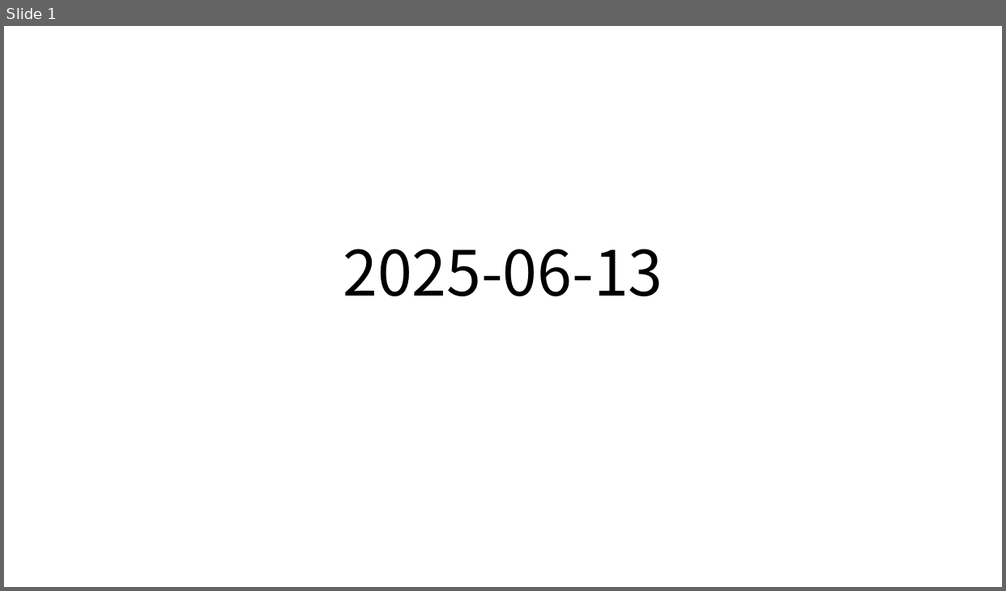
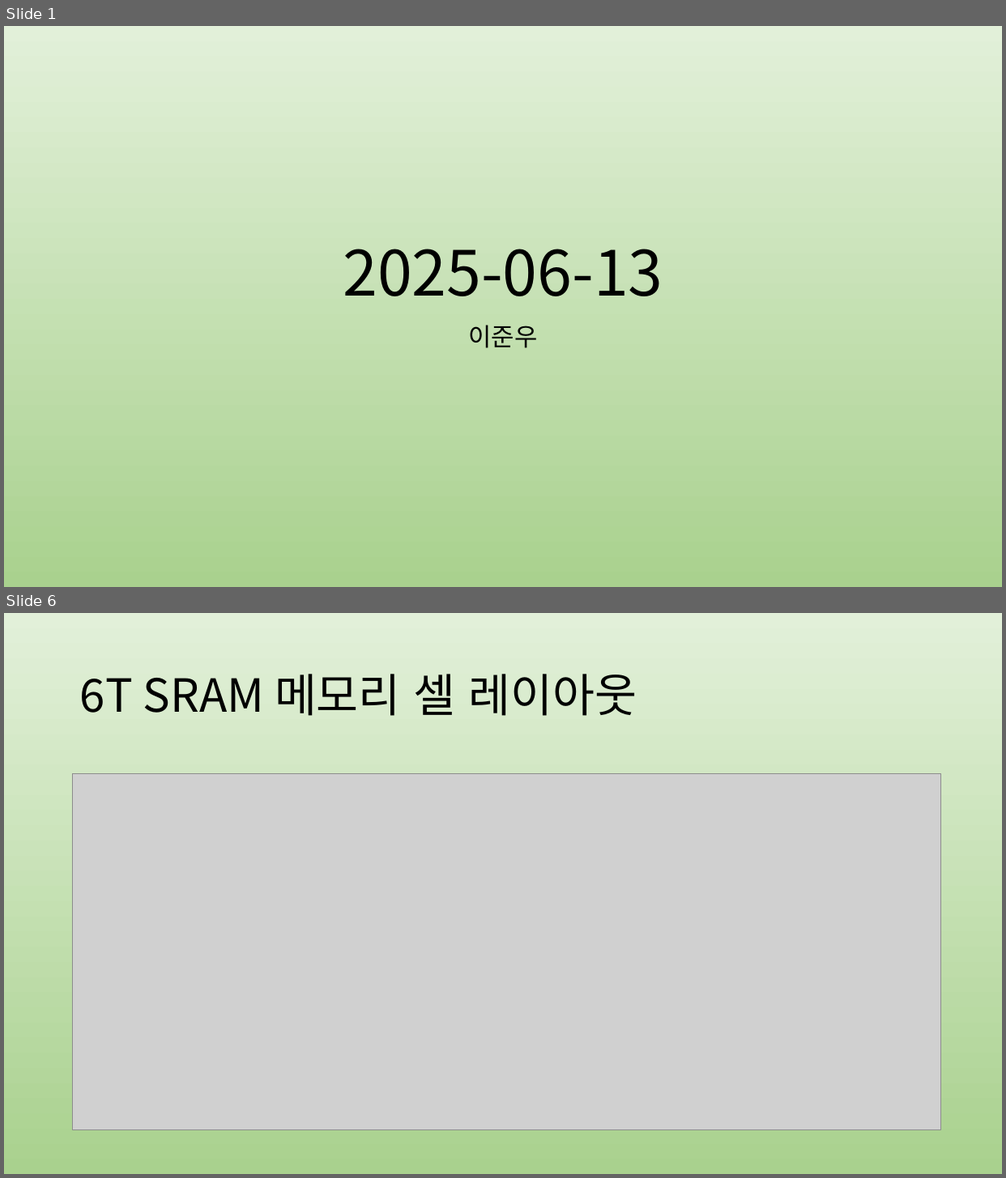
Before and after one commit to jwl1109/IOT, a slide deck: VLSI design 설계 실습/2025-06-13.pptx. Shown one above the other, each under a label of ours: slide 1 before the commit, slides 1 and 6 after it; the slides between them are not shown. The pictures are 1006x591 and 1006x1178 pixels, drawn with LibreOffice and Linux fonts; fonts in the diff are those of the drawing; grey boxes stand for pictures. Boxes give left, top, right and bottom in pixels: in the first picture for what was removed or moved away, otherwise in the second. Text is boxed around its words. In the diff, an @@ line names an element or a change of style, - is before the commit and + after.

```diff
--- a/VLSI design 설계 실습/2025-06-13.pptx
+++ b/VLSI design 설계 실습/2025-06-13.pptx
@@ slide 6 added at [4,613,1002,1174], background gradient #E2F0D9 to #A9D18E @@
@@ title added at [80,674,637,716], 44 pt, text #000000 @@
+6T SRAM 메모리 셀 레이아웃
@@ picture added at [73,774,941,1131] @@
@@ slide 1 changed as well @@
@@ background #FFFFFF to gradient #E2F0D9 to #A9D18E @@
@@ subtitle added at [468,325,537,348], 24 pt, text #000000 @@
+이준우
```
Also in this commit, not shown: 1 other slide changed, 9 other slides added, 7 slides removed, 1 other file.
